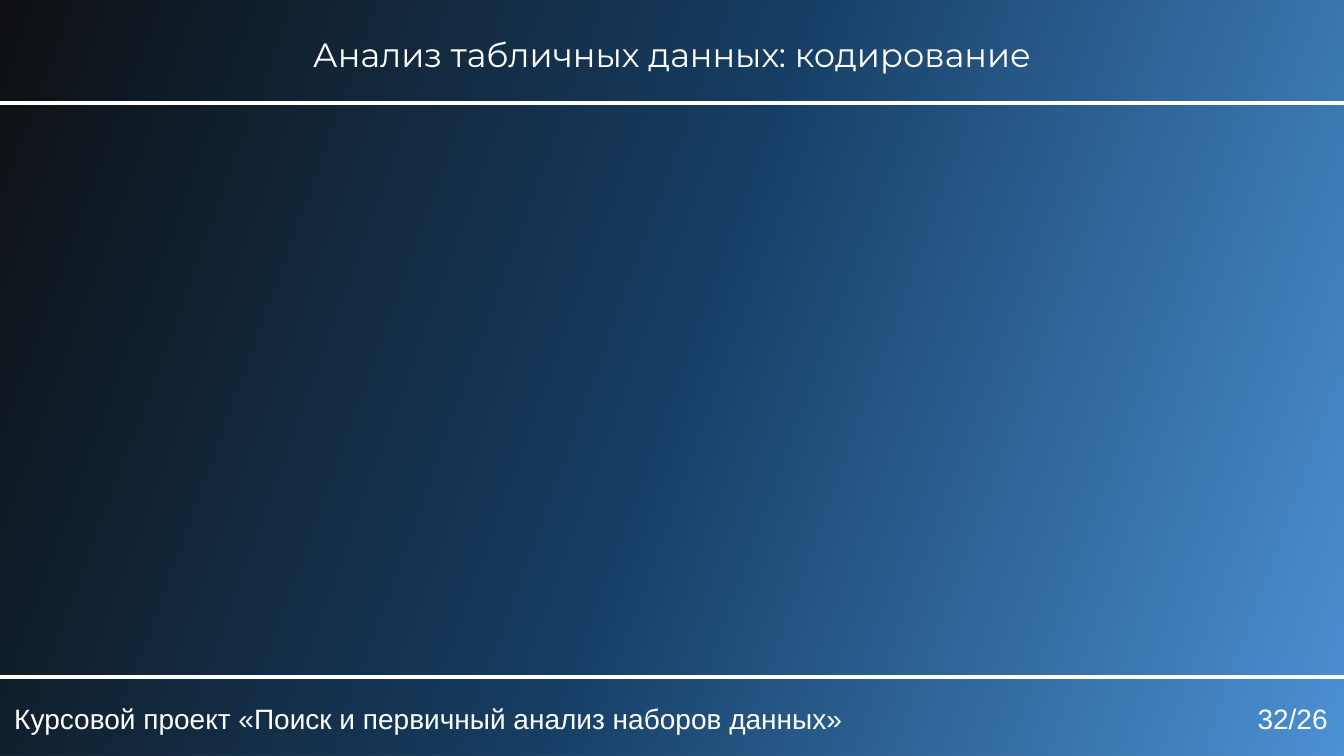
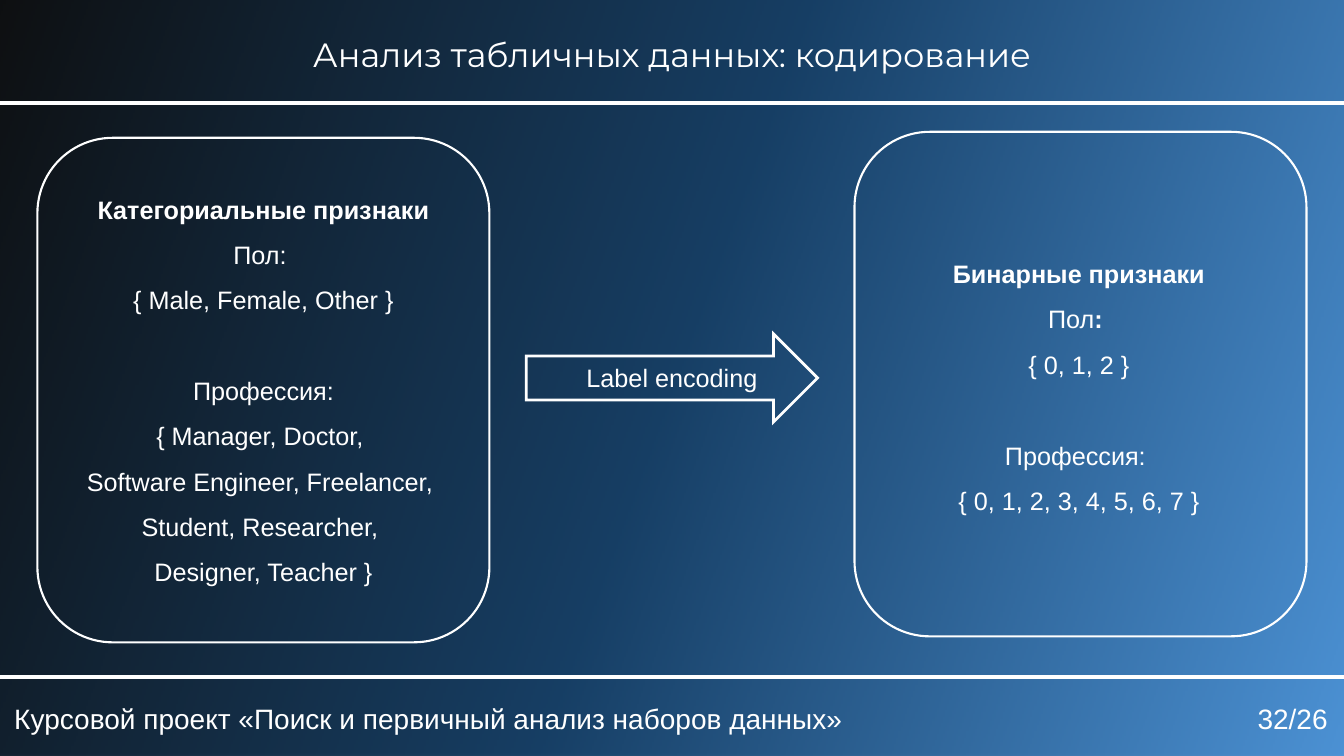
Before and after one commit to KaKTyZV/KYRSOVAIA_RABOTA, a slide deck: slide 32 of БобыкинВА_ЕТ141_курсовой_проект.pptx. Drawn at 1344x756 pixels with LibreOffice and Linux fonts; fonts in the diff are those of the drawing. Boxes give left, top, right and bottom in pixels: in the first picture for what was removed or moved away, otherwise in the second. Text is boxed around its words. In the diff, an @@ line names an element or a change of style, - is before the commit and + after.

```diff
--- a/БобыкинВА_ЕТ141_курсовой_проект.pptx
+++ b/БобыкинВА_ЕТ141_курсовой_проект.pptx
@@ rounded rectangle added at bbox=[37, 138, 489, 643], outline #FFFFFF 1.5 pt @@
@@ rounded rectangle added at bbox=[855, 132, 1307, 637], outline #FFFFFF 1.5 pt @@
@@ text added at bbox=[87, 201, 433, 587], 18 pt, text #FFFFFF @@
+Категориальные признаки
+Пол:
+{ Male, Female, Other }
+Профессия:
+{ Manager, Doctor,
+Software Engineer, Freelancer,
+Student, Researcher,
+Designer, Teacher }
@@ text added at bbox=[953, 265, 1205, 514], 18 pt, text #FFFFFF @@
+Бинарные признаки
+Пол:
+{ 0, 1, 2 }
+Профессия:
+{ 0, 1, 2, 3, 4, 5, 6, 7 }
@@ right arrow added at bbox=[526, 334, 818, 421], outline #FFFFFF 2 pt @@
@@ text added at bbox=[586, 368, 757, 393], 18 pt, text #FFFFFF @@
+Label encoding
```
Also in this commit, not shown: 30 other slides changed, 4 slides added.
